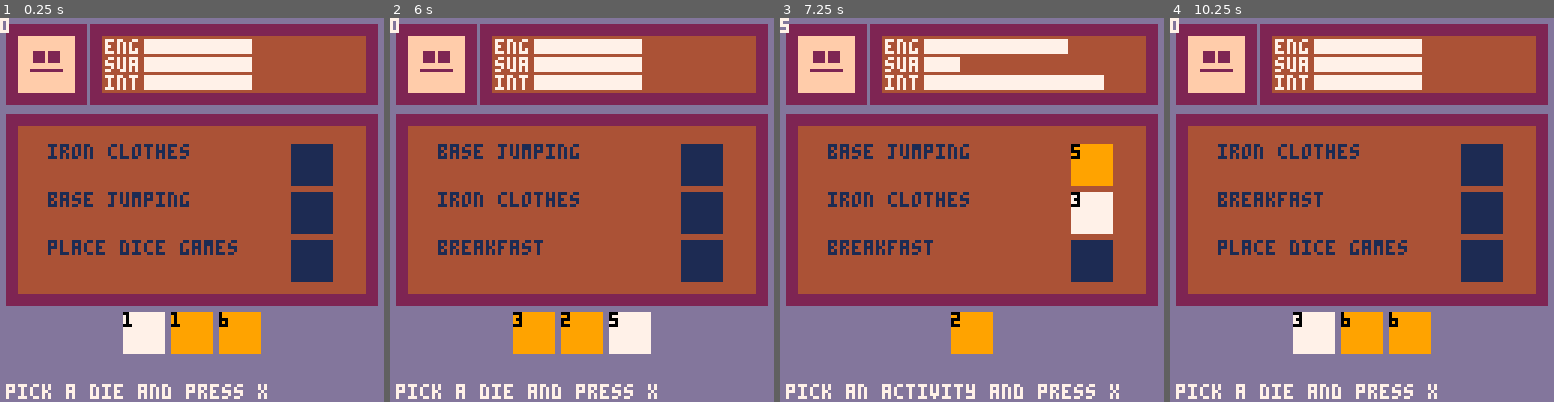
Above: before the commit, frames 1-4 (left to right).
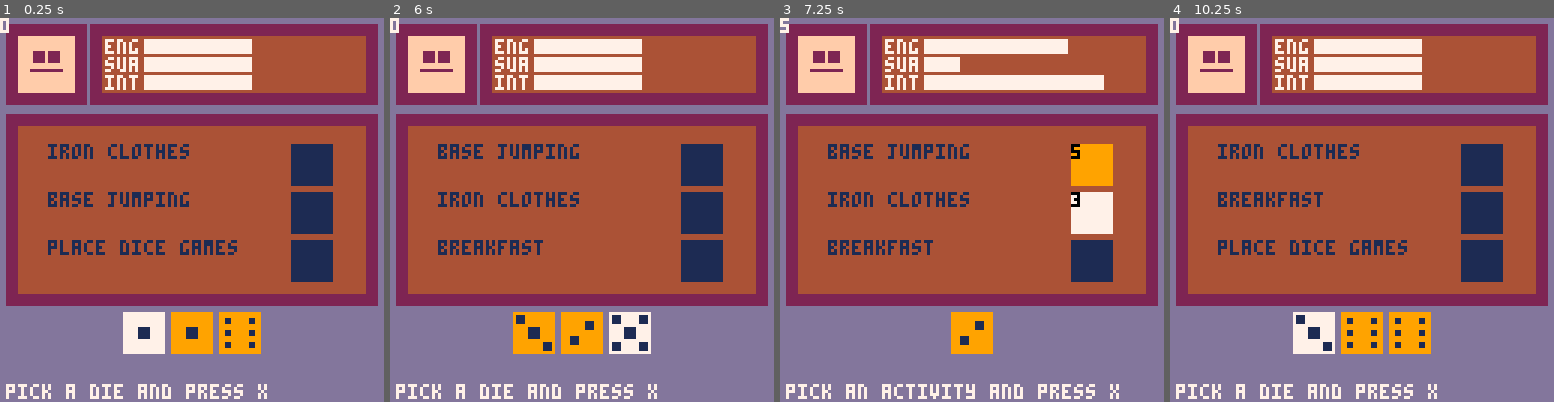
Above: after the commit, the same moments.

Repository: shen-sat/roll
Game: PICO-8 cartridge game.p8
Same seed, same stepped clock (60 frames per second), same inputs: the game is played once before the commit and once after it.
Inputs:
- Up to frame 1 (0.25 s): no input
- Up to frame 2 (6 s): tap X (X key) at 1.07, 2.07, 2.4, 2.73, 3.07, 3.4, 3.73, 4.07, 4.4, 4.73, 5.07, 5.4, 5.73 s; hold Left 1.97-2.37 s; hold Down 2.42-2.82 s; hold Right 2.87-3.53 s; hold Up 3.58-4.08 s; hold Right 4.13-4.53 s; hold Down 4.58-5.08 s; hold Left 5.13-5.8 s; hold Up from 5.85 s (still down)
- Up to frame 3 (7.25 s): tap X (X key) every 0.33 s from 6.07 to 7.07 s; release Up at 6.18 s; hold Left 6.23-6.63 s; hold Down 6.68-7.08 s; hold Right from 7.13 s (still down)
- Up to frame 4 (10.25 s): tap X (X key) every 0.33 s from 7.4 to 10.07 s; release Right at 7.8 s; hold Up 7.85-8.35 s; hold Right 8.4-8.8 s; hold Down 8.85-9.35 s; hold Left 9.4-10.07 s; hold Up from 10.12 s (still down)

The runs differ from the first frame. In frame 1, 0.5% of the frame differs, in the area x 32-67%, y 76-86%; in frame 2, 0.8%, in the area x 32-68%, y 76-87%; in frame 3, 0.2%; in frame 4, 0.6%.

Commit message:
dice faces

Diff:
--- a/game.p8
+++ b/game.p8
@@ -60,8 +60,23 @@
   todo_list:draw()
   for die in all(dice) do
     if die.is_selected then pal(9,7) end
-    rectfill(die.x0,die.y0,calculate_x1(die.x0, die.width),calculate_y1(die.y0,die.width),9)
-    print(die.score,die.x0,die.y0,0)
+    if die.score == 1 then
+      spr(0,die.x0,die.y0,2,2)
+    elseif die.score == 2 then
+      spr(2,die.x0,die.y0,2,2)
+    elseif die.score == 3 then
+      spr(4,die.x0,die.y0,2,2)
+    elseif die.score == 4 then
+      spr(6,die.x0,die.y0,2,2)
+    elseif die.score == 5 then
+      spr(8,die.x0,die.y0,2,2)
+    elseif die.score == 6 then
+      spr(10,die.x0,die.y0,2,2)
+    else
+      -- rectfill(die.x0,die.y0,calculate_x1(die.x0, die.width),calculate_y1(die.y0,die.width),9)
+    end
+
+    -- print(die.score,die.x0,die.y0,0)
     pal()
   end
   if #dice == 0 and activity_play_phase then
Not shown, changed: 18 lines of the sprite sheet (__gfx__) section of game.p8
Not shown, added: dice.png
Not shown, added: dice2.png
